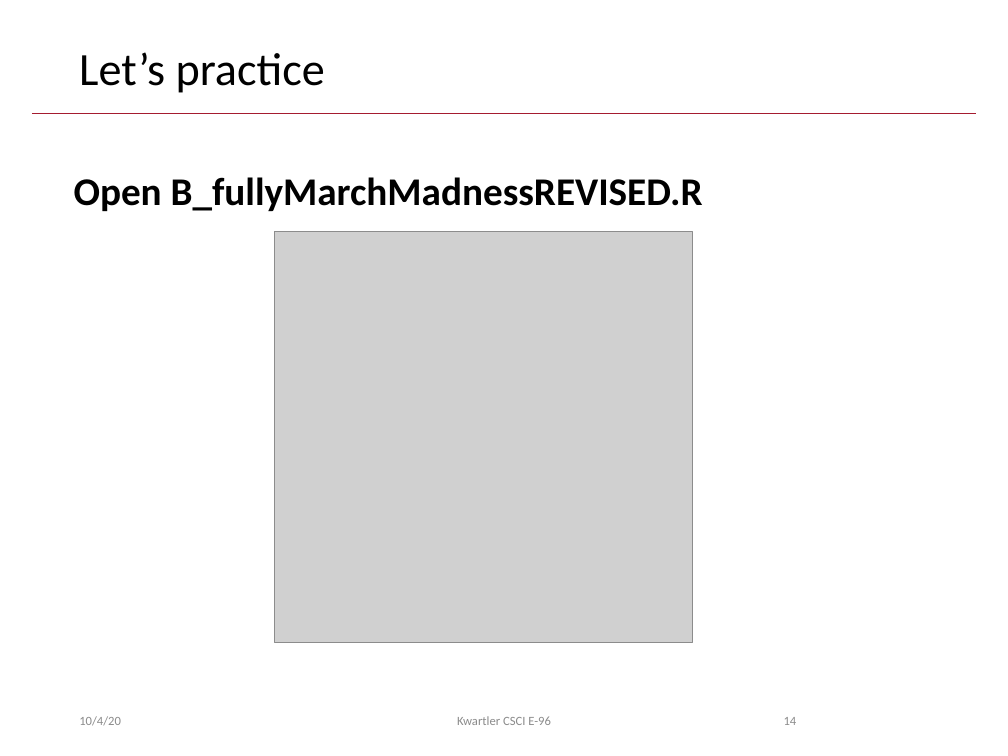
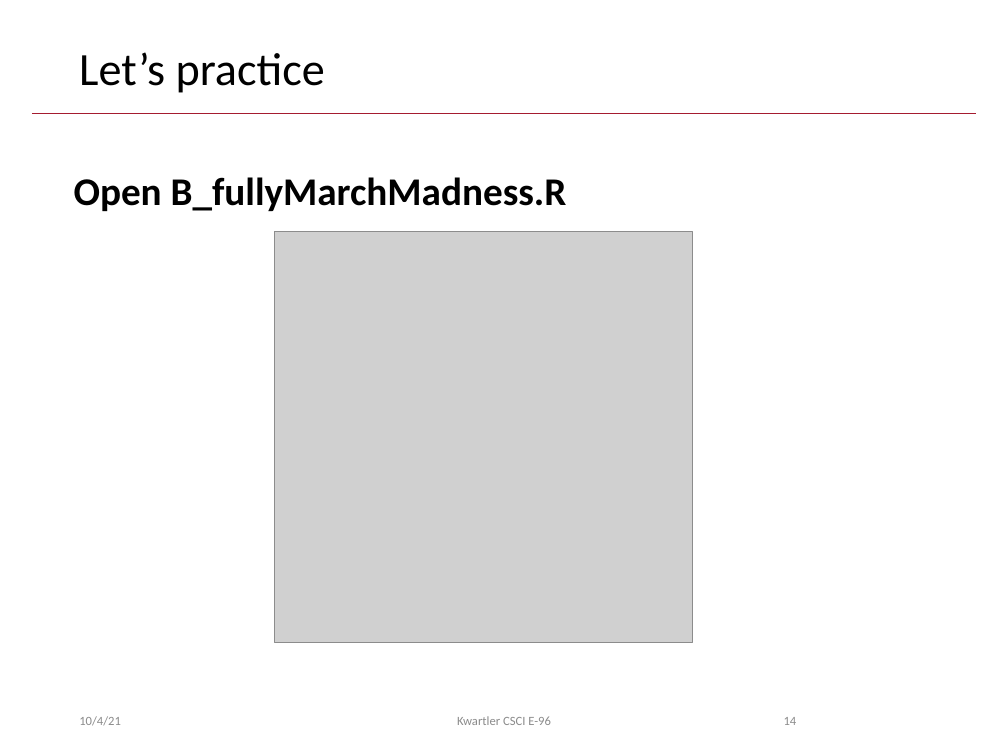
Before and after one commit to kwartler/Harvard_DataMining_Business_Student, a slide deck: slide 14 of Lessons/E_LogReg/E_LogReg.pptx. Drawn at 1008x756 pixels with LibreOffice and Linux fonts; fonts in the diff are those of the drawing; grey boxes stand for pictures; background and template pictures are left out. Boxes give left, top, right and bottom in pixels: in the first picture for what was removed or moved away, otherwise in the second. Text is boxed around its words. In the diff, an @@ line names an element or a change of style, - is before the commit and + after.

```diff
--- a/Lessons/E_LogReg/E_LogReg.pptx
+++ b/Lessons/E_LogReg/E_LogReg.pptx
@@ text at box(74, 177, 567, 211): text changed @@
-Open B_fullyMarchMadnessREVISED.R
+Open B_fullyMarchMadness.R
@@ text at box(79, 716, 121, 726): text changed @@
-10/4/20
+10/4/21
```
Also in this commit, not shown: 20 other slides changed, 9 other files.
